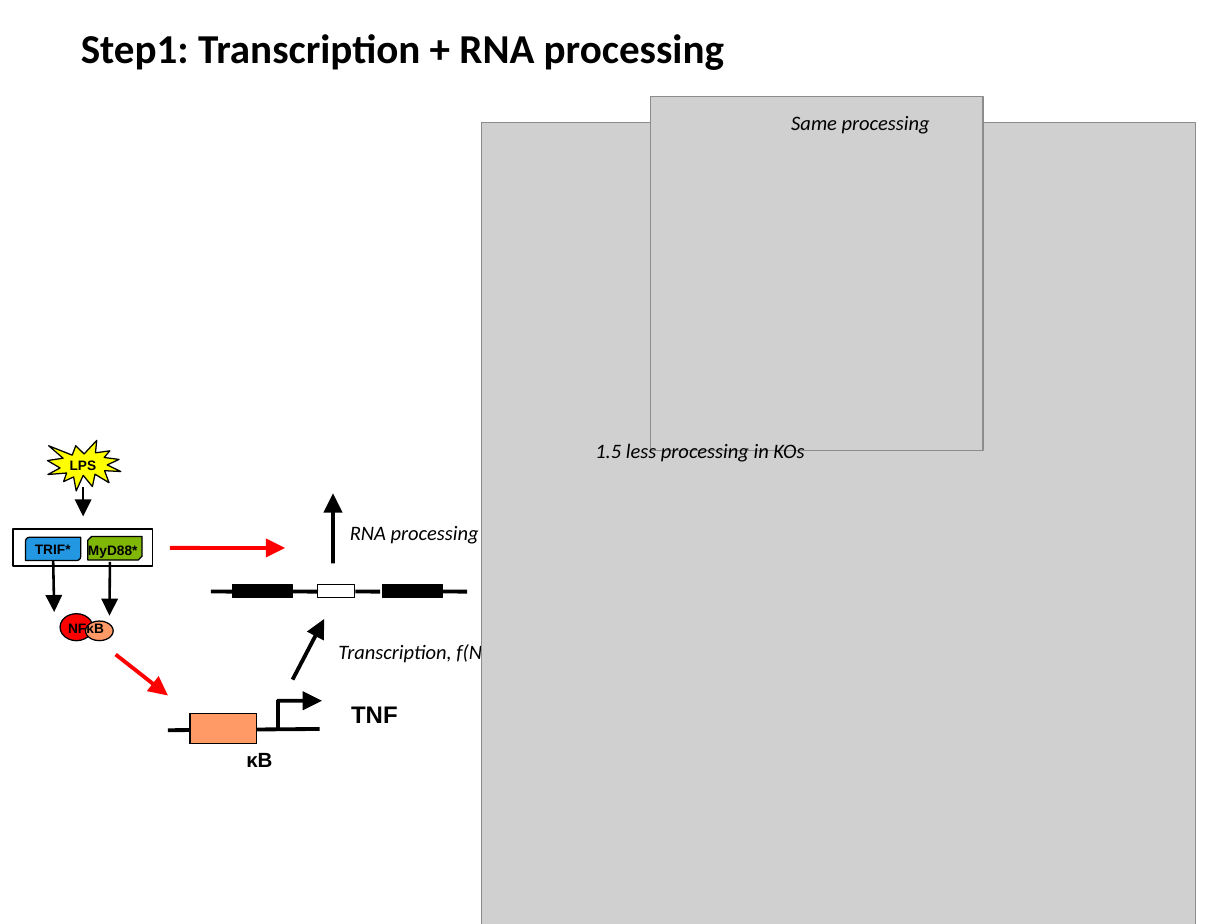
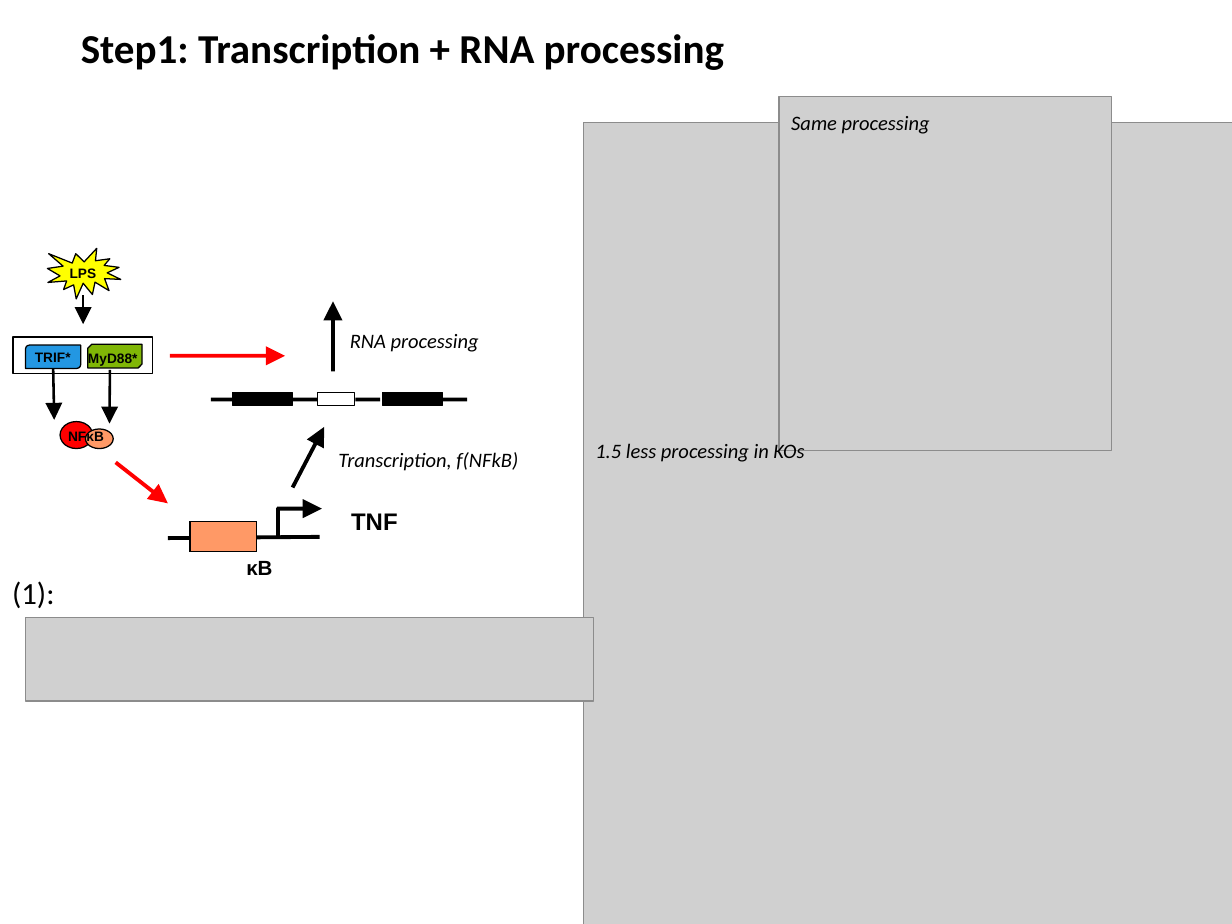
Before and after one commit to biomystery/TNF_regulation, a slide deck: slide 2 of TNF_Slides.pptx. Drawn at 1232x924 pixels with LibreOffice and Linux fonts; fonts in the diff are those of the drawing; grey boxes stand for pictures. Boxes give left, top, right and bottom in pixels: in the first picture for what was removed or moved away, otherwise in the second. Text is boxed around its words. In the diff, an @@ line names an element or a change of style, - is before the commit and + after.

```diff
--- a/TNF_Slides.pptx
+++ b/TNF_Slides.pptx
@@ picture: place and size @@
-picture at [650, 97, 983, 451]
+picture at [779, 97, 1111, 451]
@@ picture: place and size @@
-picture at [482, 122, 1196, 924]
+picture at [583, 122, 1232, 924]
@@ 2 texts, 2 arrows, 1 ellipse: place and size @@
-2 texts, 2 arrows, 1 ellipse at [53, 487, 398, 767]
+2 texts, 2 arrows, 1 ellipse at [53, 294, 398, 575]
@@ 6 texts, 6 lines, 6 arrows, 5 rectangles, 1 ellipse, 1 irregular seal, 1 snip diag rect, 1 round diag rect: place and size @@
-6 texts, 6 lines, 6 arrows, 5 rectangles, 1 ellipse, 1 irregular seal, 1 snip diag rect, 1 round diag rect at [14, 441, 518, 743]
+6 texts, 6 lines, 6 arrows, 5 rectangles, 1 ellipse, 1 irregular seal, 1 snip diag rect, 1 round diag rect at [14, 249, 518, 551]
@@ text added at [12, 581, 54, 608], 18 pt, text #000000 @@
+(1):
@@ picture added at [25, 617, 593, 701] @@
```
Also in this commit, not shown: 19 other files.
